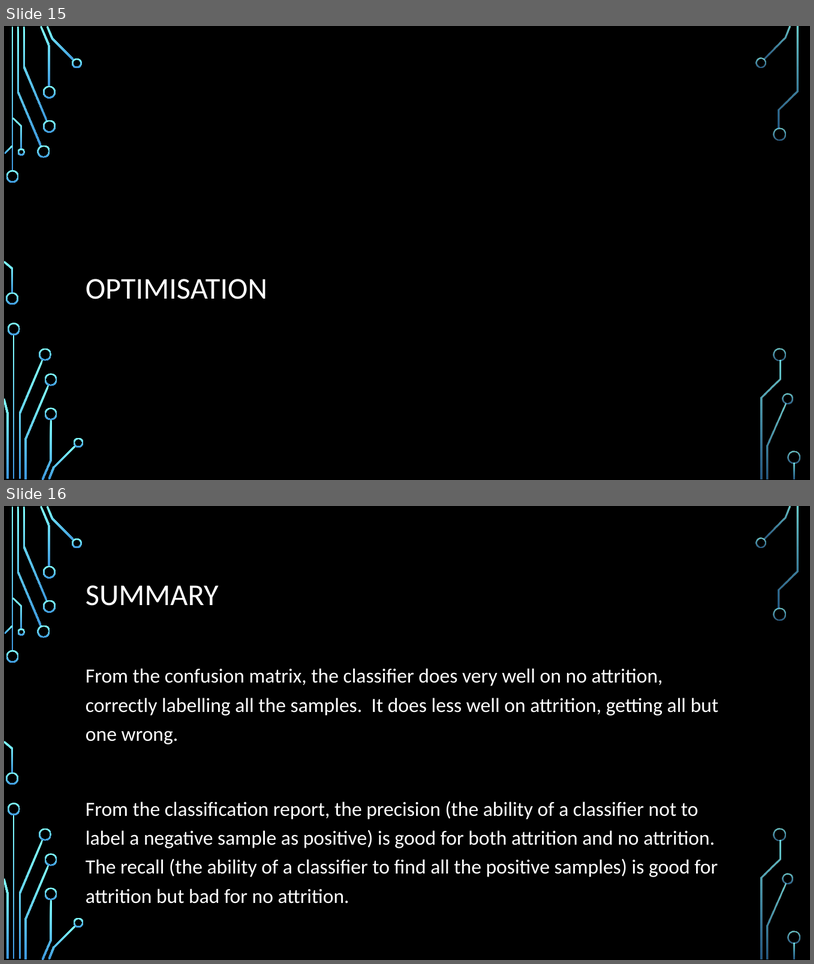
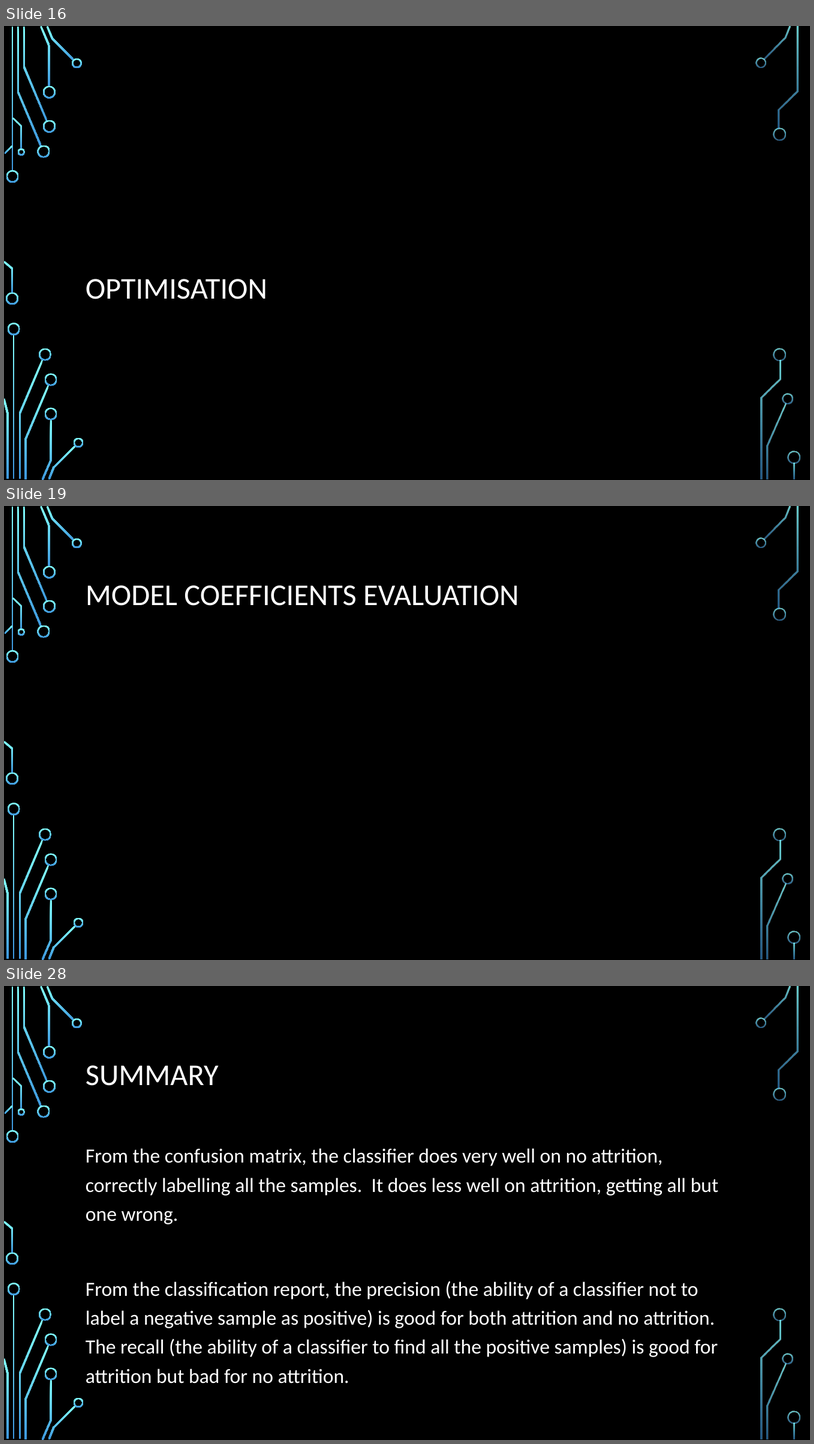
Before and after one commit to ddaniel2024/Project-4, a slide deck: Employee Attrition Prediction Presentation.pptx. Shown one above the other, each under a label of ours: slides 15 and 16 before the commit, slides 16, 19 and 28 after it; the slides between them are not shown. The pictures are 814x964 and 814x1444 pixels, drawn with LibreOffice and Linux fonts; fonts in the diff are those of the drawing; background and template pictures are left out. Boxes give left, top, right and bottom in pixels: in the first picture for what was removed or moved away, otherwise in the second. Text is boxed around its words. In the diff, an @@ line names an element or a change of style, - is before the commit and + after.

```diff
--- a/Employee Attrition Prediction Presentation.pptx
+++ b/Employee Attrition Prediction Presentation.pptx
@@ slide 19 added at (4, 506, 810, 960), background picture (left out); not listed: 36 template elements that a slide beside it also shows @@
@@ title added at (86, 585, 519, 606), 36 pt, text #FFFFFF @@
+MODEL COEFFICIENTS EVALUATION
@@ what was slide 15 is now slide 16 @@
@@ what was slide 16 is now slide 28 @@
```
Also in this commit, not shown: 1 slide changed, 12 other slides added, 1 slide removed, 1 other file.
